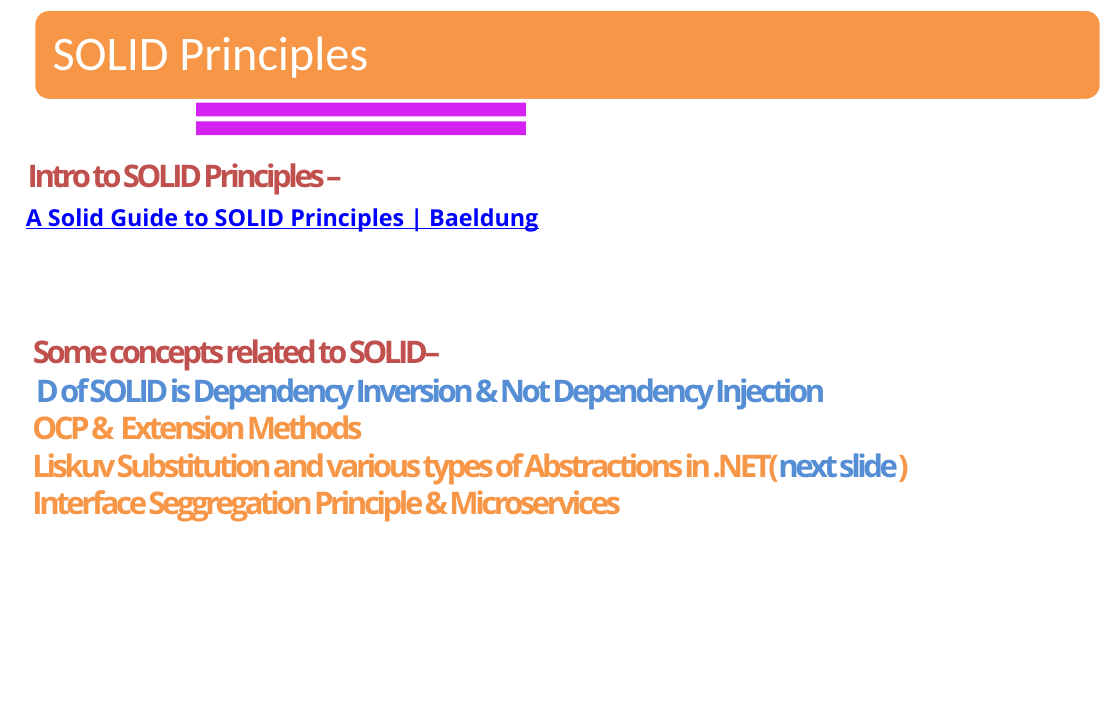
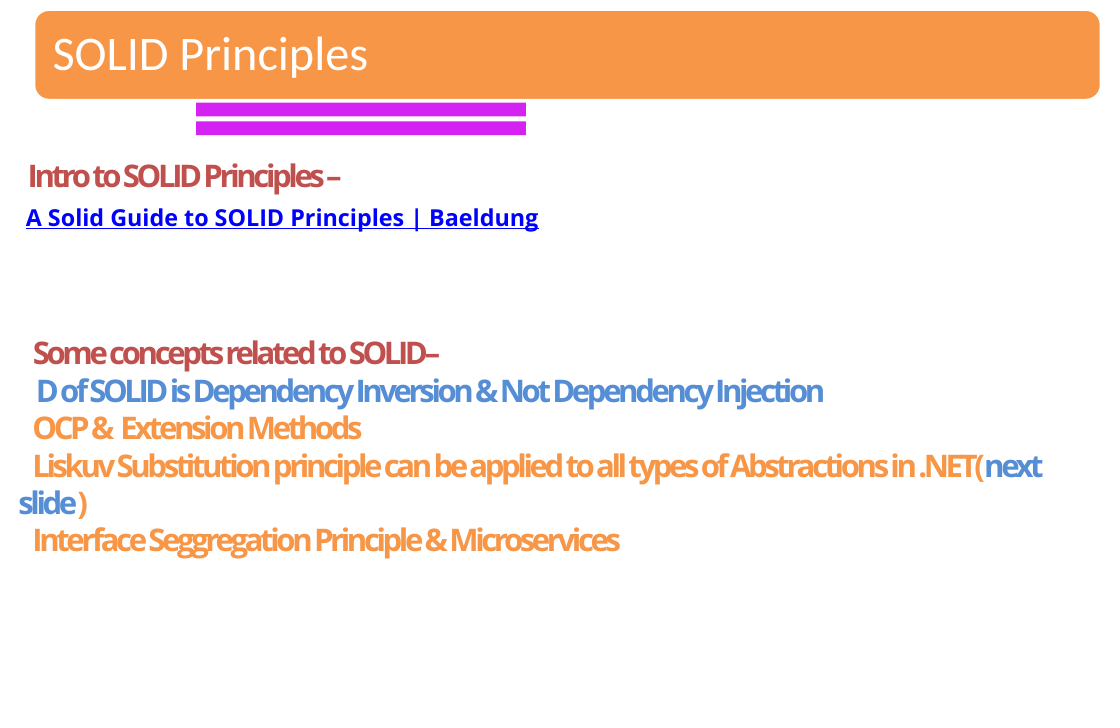
Before and after one commit to sandipray63in/Some_Self_Learning_Decks, a slide deck: slide 82 of Programming Paradigms.pptx. Drawn at 1120x728 pixels with LibreOffice and Linux fonts; fonts in the diff are those of the drawing. Boxes give left, top, right and bottom in pixels: in the first picture for what was removed or moved away, otherwise in the second. Text is boxed around its words. In the diff, an @@ line names an element or a change of style, - is before the commit and + after.

```diff
--- a/Programming Paradigms.pptx
+++ b/Programming Paradigms.pptx
@@ text at (x1=18, y1=453, x2=1043, y2=519): text changed @@
-Liskuv Substitution and various types of Abstractions in .NET(next slide)
+Liskuv Substitution principle can be applied to all types of Abstractions in .NET(next slide)
```
Also in this commit, not shown: 4 other slides changed.
